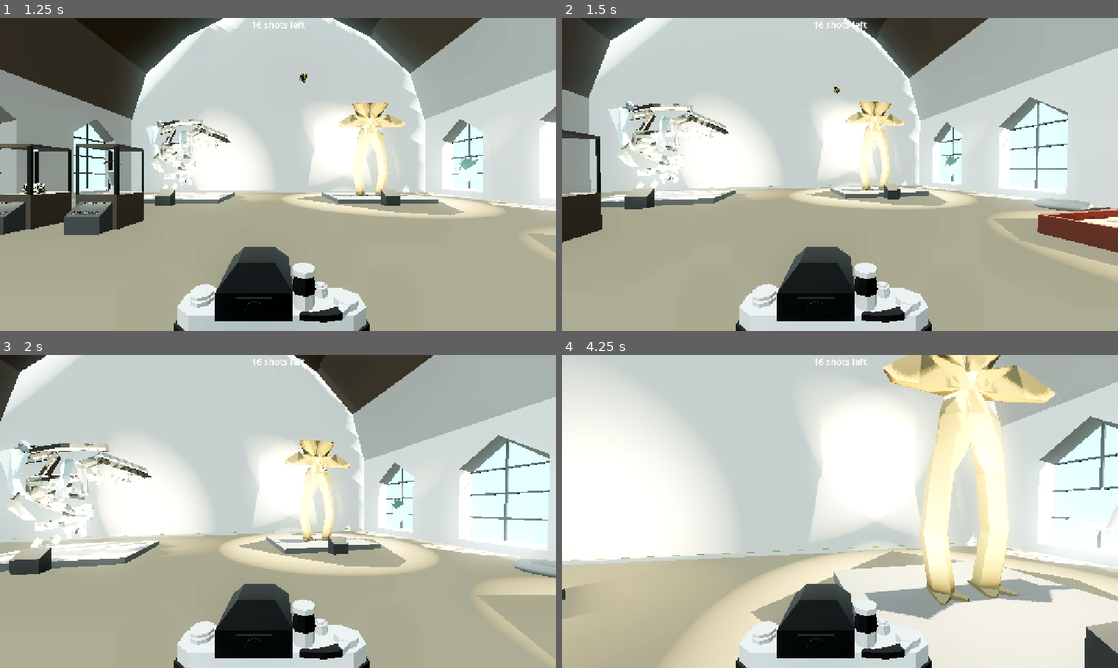
Above: before the commit, frames 1-4 (two rows, left to right).
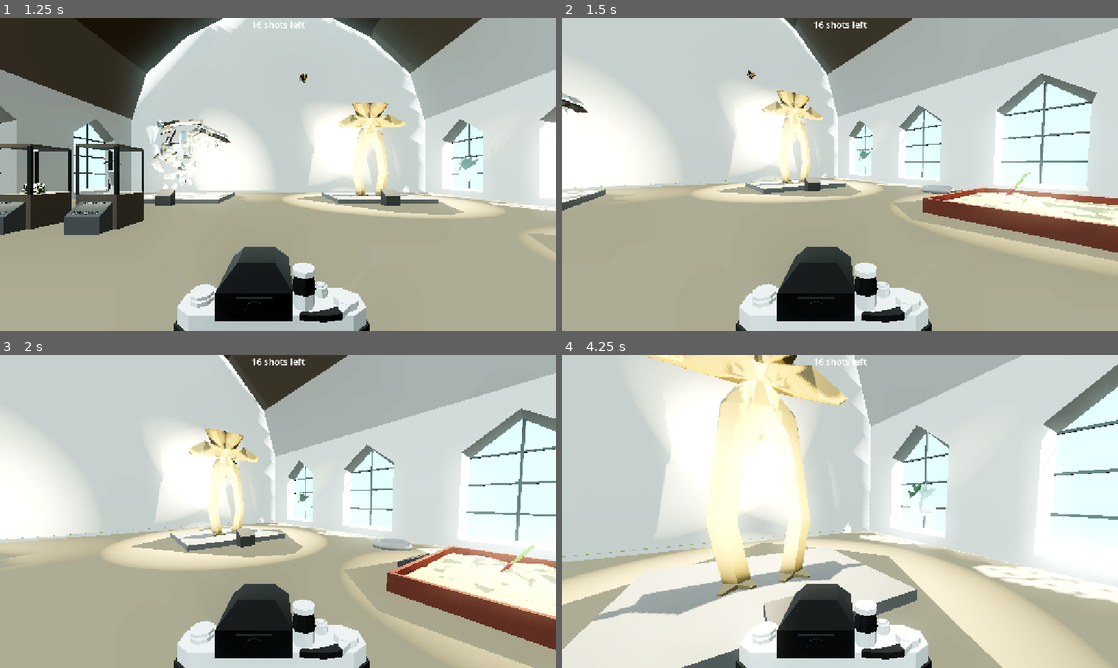
Above: after the commit, the same moments.

Repository: chiyeon/dof
Game: Godot game, scene res://scn/menu.tscn
The game is run twice, just before and just after one commit, with the same random seed, the same clock (stepped at 60 frames per second) and the same inputs. The engine's default icon, where the game draws it, is replaced by a stand-in: a white triangle on a blue panel in a dark square.
Inputs (mouse positions are in pixels of both pictures, inside the frame that each line leads up to):
- Up to frame 1 (1.25 s): click "Play" at 0.5 s
- Up to frame 2 (1.5 s): tap Enter at 1.25 s; move the mouse to (867, 174) at 1.27 s; hold W (forward) from 1.28 s (still down); hold Mouse wheel up (focus_in) from 1.28 s (still down)
- Up to frame 3 (2 s): keep holding W (forward); keep holding Mouse wheel up (focus_in); tap Space (jump) at 1.52 s; tap Mouse wheel down (focus_out) at 1.55 s
- Up to frame 4 (4.25 s): keep holding W (forward); move the mouse to (812, 511) at 2.02 s; release Mouse wheel up (focus_in) at 2.03 s; tap Mouse wheel down (focus_out) at 2.1, 3.05 s; tap Space (jump) at 2.27, 3.77 s; tap Mouse wheel up (focus_in) at 2.3, 3.6 s; move the mouse to (851, 505) at 2.77 s; press the mouse at (851, 505) at 2.78 s; move the mouse to (834, 517) at 3.52 s; release the mouse at (834, 517) at 3.53 s

Frame 1 is identical in both runs. In frame 2, 38% of the frame differs, in the area x 0-100%, y 0-100%; in frame 3, 45%; in frame 4, 72%.

Commit message:
Game breaking bug fixes (submitted late, as I am currently at work)

Diff:
--- a/obj/player/player.gd
+++ b/obj/player/player.gd
@@ -36,7 +36,7 @@
 var air_sideways_acceleration = 5.0
 var air_deceleration = 2.0
 
-var mouse_sens = 0.0005
+var mouse_sens = 0.00125
 var max_vert_rot = 70
 
 var is_in_camera = false
@@ -280,8 +280,10 @@
 		# makes it so we smoothly blur
 		$Camera3D.attributes.dof_blur_far_distance = current_focus + focus_plane_width
 		$Camera3D.attributes.dof_blur_near_distance = current_focus
-		$Camera3D.attributes.dof_blur_far_transition = max_focus_dist - current_focus + blur_buffer
+		$Camera3D.attributes.dof_blur_far_transition = 15
+		#$Camera3D.attributes.dof_blur_far_transition = max_focus_dist - current_focus + blur_buffer
 		$Camera3D.attributes.dof_blur_near_transition = current_focus - min_focus_dist + 1
+		#$Camera3D.attributes.dof_blur_near_transition = current_focus - min_focus_dist + 1
 
 		# update focus meter in ui
 		focusbar.value = current_focus
--- a/scn/cathedral/cathedral.tscn
+++ b/scn/cathedral/cathedral.tscn
@@ -107,6 +107,81 @@
 [sub_resource type="SphereShape3D" id="SphereShape3D_hq310"]
 radius = 4.396
 
+[sub_resource type="Animation" id="Animation_hq310"]
+length = 0.001
+tracks/0/type = "value"
+tracks/0/imported = false
+tracks/0/enabled = true
+tracks/0/path = NodePath("BirdModel:visible")
+tracks/0/interp = 1
+tracks/0/loop_wrap = true
+tracks/0/keys = {
+"times": PackedFloat32Array(0),
+"transitions": PackedFloat32Array(1),
+"update": 1,
+"values": [true]
+}
+tracks/1/type = "value"
+tracks/1/imported = false
+tracks/1/enabled = true
+tracks/1/path = NodePath("target:visible")
+tracks/1/interp = 1
+tracks/1/loop_wrap = true
+tracks/1/keys = {
+"times": PackedFloat32Array(0),
+"transitions": PackedFloat32Array(1),
+"update": 1,
+"values": [true]
+}
+tracks/2/type = "value"
+tracks/2/imported = false
+tracks/2/enabled = true
+tracks/2/path = NodePath("CollisionShape3D:visible")
+tracks/2/interp = 1
+tracks/2/loop_wrap = true
+tracks/2/keys = {
+"times": PackedFloat32Array(0),
+"transitions": PackedFloat32Array(1),
+"update": 1,
+"values": [true]
+}
+tracks/3/type = "value"
+tracks/3/imported = false
+tracks/3/enabled = true
+tracks/3/path = NodePath("FlyingBird:visible")
+tracks/3/interp = 1
+tracks/3/loop_wrap = true
+tracks/3/keys = {
+"times": PackedFloat32Array(0),
+"transitions": PackedFloat32Array(1),
+"update": 1,
+"values": [false]
+}
+tracks/4/type = "value"
+tracks/4/imported = false
+tracks/4/enabled = true
+tracks/4/path = NodePath("Path3D/PathFollow3D:progress_ratio")
+tracks/4/interp = 1
+tracks/4/loop_wrap = true
+tracks/4/keys = {
+"times": PackedFloat32Array(0),
+"transitions": PackedFloat32Array(1),
+"update": 0,
+"values": [0.0063]
+}
+tracks/5/type = "value"
+tracks/5/imported = false
+tracks/5/enabled = true
+tracks/5/path = NodePath("Path3D/PathFollow3D:use_model_front")
+tracks/5/interp = 1
+tracks/5/loop_wrap = true
+tracks/5/keys = {
+"times": PackedFloat32Array(0),
+"transitions": PackedFloat32Array(1),
+"update": 1,
+"values": [true]
+}
+
 [sub_resource type="Animation" id="Animation_auwm0"]
 resource_name = "flyaway"
 tracks/0/type = "value"
@@ -168,81 +243,6 @@
 "transitions": PackedFloat32Array(2.63902, 2.63902),
 "update": 0,
 "values": [0.0063, 1.0]
-}
-tracks/5/type = "value"
-tracks/5/imported = false
-tracks/5/enabled = true
-tracks/5/path = NodePath("Path3D/PathFollow3D:use_model_front")
-tracks/5/interp = 1
-tracks/5/loop_wrap = true
-tracks/5/keys = {
-"times": PackedFloat32Array(0),
-"transitions": PackedFloat32Array(1),
-"update": 1,
-"values": [true]
-}
-
-[sub_resource type="Animation" id="Animation_hq310"]
-length = 0.001
-tracks/0/type = "value"
-tracks/0/imported = false
-tracks/0/enabled = true
-tracks/0/path = NodePath("BirdModel:visible")
-tracks/0/interp = 1
-tracks/0/loop_wrap = true
-tracks/0/keys = {
-"times": PackedFloat32Array(0),
-"transitions": PackedFloat32Array(1),
-"update": 1,
-"values": [true]
-}
-tracks/1/type = "value"
-tracks/1/imported = false
-tracks/1/enabled = true
-tracks/1/path = NodePath("target:visible")
-tracks/1/interp = 1
-tracks/1/loop_wrap = true
-tracks/1/keys = {
-"times": PackedFloat32Array(0),
-"transitions": PackedFloat32Array(1),
-"update": 1,
-"values": [true]
-}
-tracks/2/type = "value"
-tracks/2/imported = false
-tracks/2/enabled = true
-tracks/2/path = NodePath("CollisionShape3D:visible")
-tracks/2/interp = 1
-tracks/2/loop_wrap = true
-tracks/2/keys = {
-"times": PackedFloat32Array(0),
-"transitions": PackedFloat32Array(1),
-"update": 1,
-"values": [true]
-}
-tracks/3/type = "value"
-tracks/3/imported = false
-tracks/3/enabled = true
-tracks/3/path = NodePath("FlyingBird:visible")
-tracks/3/interp = 1
-tracks/3/loop_wrap = true
-tracks/3/keys = {
-"times": PackedFloat32Array(0),
-"transitions": PackedFloat32Array(1),
-"update": 1,
-"values": [false]
-}
-tracks/4/type = "value"
-tracks/4/imported = false
-tracks/4/enabled = true
-tracks/4/path = NodePath("Path3D/PathFollow3D:progress_ratio")
-tracks/4/interp = 1
-tracks/4/loop_wrap = true
-tracks/4/keys = {
-"times": PackedFloat32Array(0),
-"transitions": PackedFloat32Array(1),
-"update": 0,
-"values": [0.0063]
 }
 tracks/5/type = "value"
 tracks/5/imported = false
@@ -362,15 +362,6 @@
 [sub_resource type="BoxShape3D" id="BoxShape3D_pkai8"]
 size = Vector3(1.92725, 1.62744, 1.39648)
 
-[sub_resource type="SphereShape3D" id="SphereShape3D_5xyod"]
-radius = 0.35
-
-[sub_resource type="BoxMesh" id="BoxMesh_3fvxp"]
-size = Vector3(0.5, 0.5, 0.5)
-
-[sub_resource type="SphereShape3D" id="SphereShape3D_j03qn"]
-radius = 0.25
-
 [sub_resource type="CylinderShape3D" id="CylinderShape3D_j03qn"]
 height = 0.424561
 radius = 1.02246
@@ -542,7 +533,7 @@
 curve = SubResource("Curve3D_j03qn")
 
 [node name="PathFollow3D" type="PathFollow3D" parent="AirplanePath"]
-transform = Transform3D(-0.870385, -0.228155, 0.436265, 5.96033e-08, 0.886096, 0.46342, -0.492326, 0.403357, -0.771275, 3.72529e-09, 0.955, 7.45058e-09)
+transform = Transform3D(-0.870385, -0.228155, 0.436265, -7.45041e-09, 0.886096, 0.463421, -0.492326, 0.403357, -0.771275, -7.45058e-09, 0.955, 7.45058e-09)
 progress = 61.5794
 script = ExtResource("5_7qpky")
 flight_speed = 0.66
@@ -555,7 +546,7 @@
 curve = SubResource("Curve3D_ug2rc")
 
 [node name="PathFollow3D" type="PathFollow3D" parent="ButterflyPath"]
-transform = Transform3D(0.149188, -0.122087, -0.981227, -3.72524e-09, 0.992337, -0.123469, 0.988796, 0.0184203, 0.148046, -11.3418, -0.189135, -9.99721)
+transform = Transform3D(0.149188, -0.122087, -0.981227, 7.45049e-09, 0.992337, -0.123468, 0.988796, 0.0184203, 0.148046, -11.3418, -0.189135, -9.99721)
 script = ExtResource("5_7qpky")
 flight_speed = 1.1
 
@@ -658,7 +649,7 @@
 surface_material_override/0 = ExtResource("15_13rgs")
 
 [node name="PaperAirplaneTarget" type="StaticBody3D" parent="." groups=["target"]]
-transform = Transform3D(-0.870385, -0.228155, 0.436265, 5.96033e-08, 0.886096, 0.46342, -0.492326, 0.403357, -0.771275, 3.61187, 13.1514, 0.582026)
+transform = Transform3D(-0.870385, -0.228155, 0.436265, -7.45041e-09, 0.886096, 0.463421, -0.492326, 0.403357, -0.771275, 3.61187, 13.1514, 0.582026)
 
 [node name="target" type="VisibleOnScreenNotifier3D" parent="PaperAirplaneTarget"]
 aabb = AABB(-0.568193, -0.147785, -0.922078, 1.13639, 0.295569, 1.12443)
@@ -672,7 +663,7 @@
 shape = SubResource("CapsuleShape3D_ug2rc")
 
 [node name="Butterfly" type="StaticBody3D" parent="." groups=["target"]]
-transform = Transform3D(0.149188, -0.122087, -0.981227, -3.72524e-09, 0.992337, -0.123469, 0.988796, 0.0184203, 0.148046, -4.57652, 11.8039, -9.31438)
+transform = Transform3D(0.149188, -0.122087, -0.981227, 7.45049e-09, 0.992337, -0.123468, 0.988796, 0.0184203, 0.148046, -4.57648, 11.804, -9.31439)
 
 [node name="target" type="VisibleOnScreenNotifier3D" parent="Butterfly"]
 aabb = AABB(-0.568193, -0.147785, -0.922078, 1.13639, 0.295569, 1.12443)
@@ -701,14 +692,14 @@
 value = 3
 
 [node name="FlyingBird" parent="BirdSitting" instance=ExtResource("10_hq310")]
-transform = Transform3D(0.693521, 0.0396859, -0.308135, 0.00773908, 0.750826, 0.11423, 0.310588, -0.107324, 0.685197, -0.0223856, -0.047401, -0.12709)
+transform = Transform3D(0.693521, 0.0396858, -0.308135, 0.00773909, 0.750826, 0.11423, 0.310588, -0.107324, 0.685197, -0.0223856, -0.047401, -0.12709)
 visible = false
 
 [node name="Path3D" type="Path3D" parent="BirdSitting"]
 curve = SubResource("Curve3D_7764c")
 
 [node name="PathFollow3D" type="PathFollow3D" parent="BirdSitting/Path3D"]
-transform = Transform3D(0.912561, 0.052249, -0.405459, 0.0101834, 0.988511, 0.150309, 0.408684, -0.141299, 0.901614, -0.0223849, -0.0474011, -0.127091)
+transform = Transform3D(0.912562, 0.0522489, -0.405458, 0.0101834, 0.988511, 0.150309, 0.408683, -0.141299, 0.901615, -0.0223848, -0.047401, -0.127091)
 progress = 0.0594223
 use_model_front = true
 
@@ -823,54 +814,6 @@
 
 [node name="target" parent="playpen/RedShovel" instance=ExtResource("9_auwm0")]
 aabb = AABB(-0.291495, -0.502241, -0.209843, 0.58299, 1.00643, 0.419687)
-
-[node name="StandCube" parent="." instance=ExtResource("20_w1wro")]
-transform = Transform3D(1.31134e-07, 0, 1, 0, 1, 0, -1, 0, 1.31134e-07, -2.47399, -0.462848, 0.19715)
-visible = false
-
-[node name="Label3D" type="Label3D" parent="StandCube"]
-transform = Transform3D(2.4424e-08, 0.792162, -0.610311, 1.38506e-07, 0.610311, 0.792162, 1, -1.03879e-07, -9.48129e-08, -0.738222, 1.45655, -3.2464e-08)
-text = "Default Cube
-
-
-Default Text"
-font_size = 16
-vertical_alignment = 0
-
-[node name="StaticBody3D" type="StaticBody3D" parent="StandCube"]
-
-[node name="CollisionShape3D" type="CollisionShape3D" parent="StandCube/StaticBody3D"]
-transform = Transform3D(1, 0, 0, 0, 1, 0, 0, 0, 1, -0.279541, 0.826183, 0)
-shape = SubResource("BoxShape3D_pkai8")
-
-[node name="DefaultCube" type="StaticBody3D" parent="StandCube"]
-transform = Transform3D(1, 0, 0, 0, 1, 0, 0, 0, 1, 0, 2.25567, 0)
-
-[node name="CollisionShape3D" type="CollisionShape3D" parent="StandCube/DefaultCube"]
-transform = Transform3D(1, 0, -7.24754e-13, 0, 1, 0, 7.24754e-13, 0, 1, 0, -0.0707188, 0)
-shape = SubResource("SphereShape3D_5xyod")
-
-[node name="target" parent="StandCube/DefaultCube" instance=ExtResource("9_auwm0")]
-transform = Transform3D(1, 0, -1.42109e-14, 0, 1, 0, 1.42109e-14, 0, 1, 0, -0.768779, 0)
-aabb = AABB(-0.290058, 0.305054, -0.27246, 0.580117, 0.73242, 0.544921)
-
-[node name="MeshInstance3D" type="MeshInstance3D" parent="StandCube/DefaultCube"]
-transform = Transform3D(1, 0, 0, 0, 1, 0, 0, 0, 1, 0, -0.073139, 0)
-mesh = SubResource("BoxMesh_3fvxp")
-skeleton = NodePath("../..")
-
-[node name="DefaultCube2" type="StaticBody3D" parent="StandCube"]
-transform = Transform3D(1, 0, 0, 0, 1, 0, 0, 0, 1, -0.0462894, 2.11359, 0.0215406)
-visible = false
-
-[node name="CollisionShape3D" type="CollisionShape3D" parent="StandCube/DefaultCube2"]
-transform = Transform3D(1, 0, -1.19371e-12, 0, 1, 0, 1.19371e-12, 0, 1, -0.0651855, 0.17459, 0)
-shape = SubResource("SphereShape3D_j03qn")
-
-[node name="target" parent="StandCube/DefaultCube2" instance=ExtResource("9_auwm0")]
-transform = Transform3D(1, 0, 0, 0, 1, 0, 0, 0, 1, 0, -0.774194, 0)
-aabb = AABB(-0.563391, 0.094291, -0.570387, 1.12678, 1.31215, 1.14077)
-enable_node_path = NodePath("../../DefaultCube2")
 
 [node name="StandVase" parent="." instance=ExtResource("20_w1wro")]
 transform = Transform3D(1.31134e-07, 0, 1, 0, 1, 0, -1, 0, 1.31134e-07, -6.25092, -0.491063, 0.267507)
Not shown, changed: export_presets.cfg
Not shown, changed: icon.svg.import
Not shown, changed: res/duck.png.import
Not shown: 1 places in scn/cathedral/cathedral.tscn that only renumber resources
Not shown, changed: .gitignore
